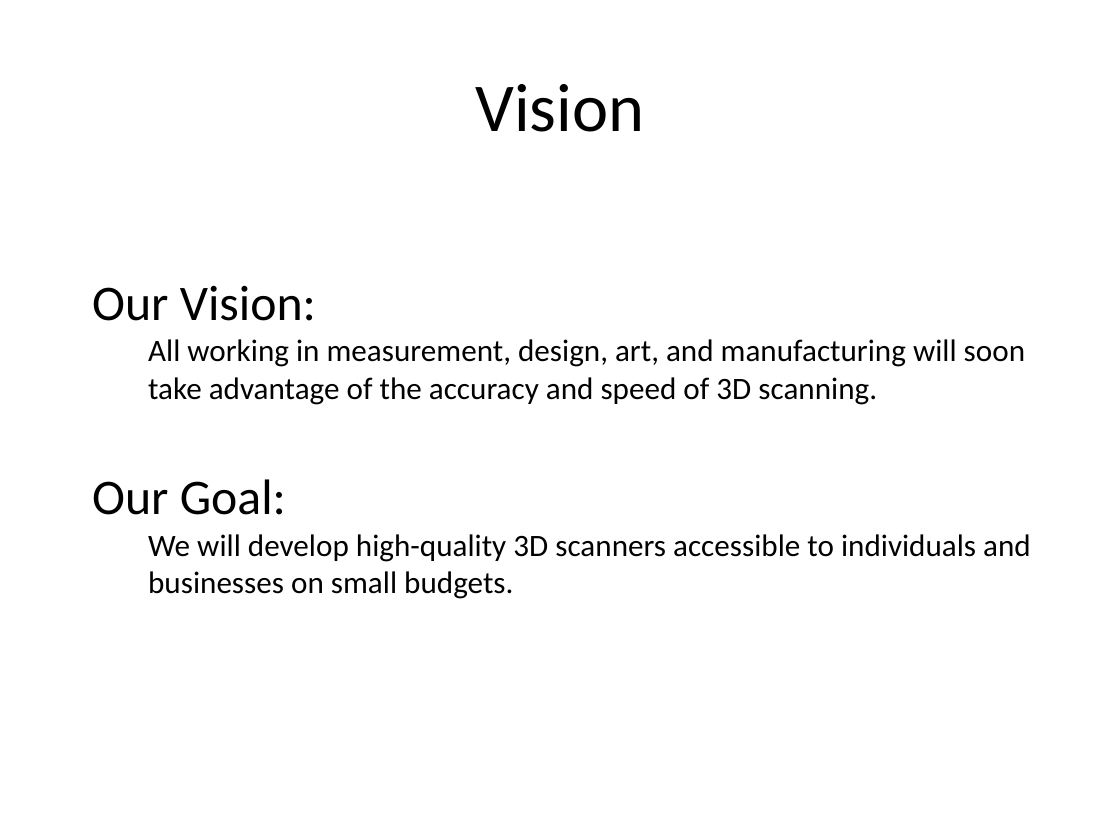
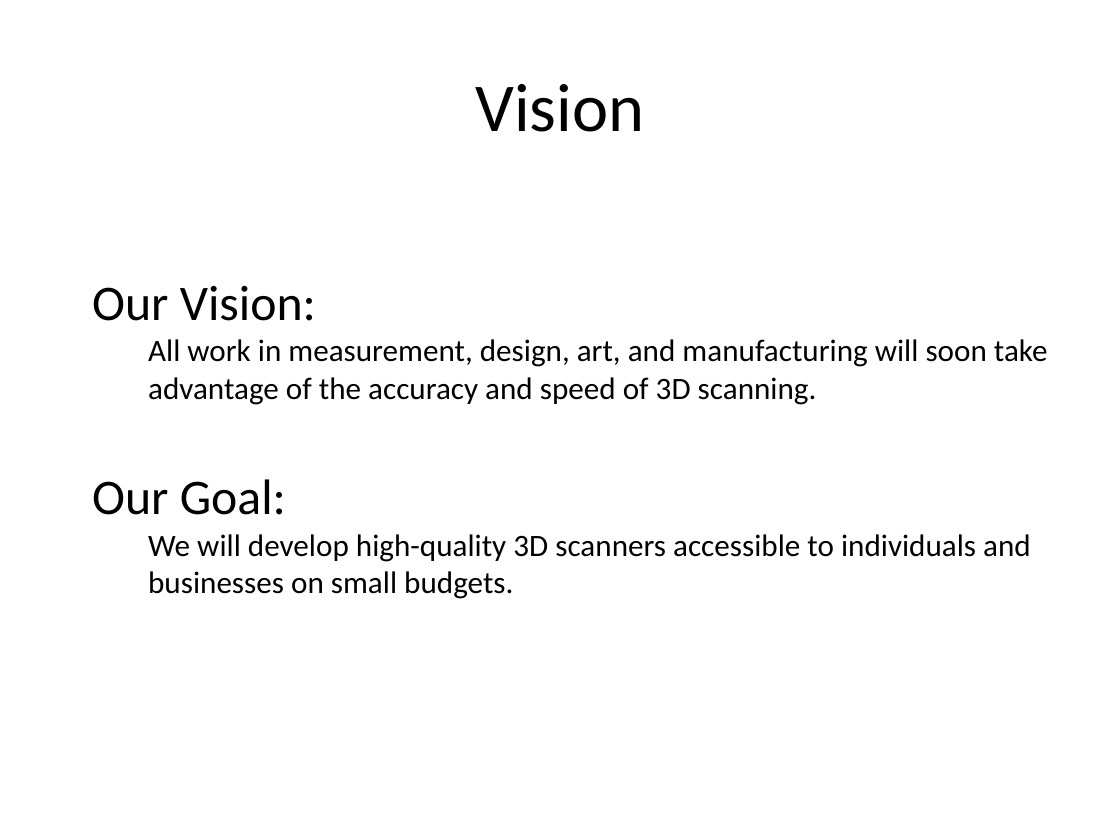
Before and after one commit to troyastorino/dcba, a slide deck: slide 2 of slides/initial-10-slide-pitch.pptx. Drawn at 1120x840 pixels with LibreOffice and Linux fonts; fonts in the diff are those of the drawing. Boxes give left, top, right and bottom in pixels: in the first picture for what was removed or moved away, otherwise in the second. Text is boxed around its words. In the diff, an @@ line names an element or a change of style, - is before the commit and + after.

Commit message:
Changed Gus's picture, made a few edits to Vision and Market, reformatted relevant technology advances

```diff
--- a/slides/initial-10-slide-pitch.pptx
+++ b/slides/initial-10-slide-pitch.pptx
@@ text at (148,339,1048,405): text changed @@
-All working in measurement, design, art, and manufacturing will soon take advantage of the accuracy and speed of 3D scanning.
+All work in measurement, design, art, and manufacturing will soon take advantage of the accuracy and speed of 3D scanning.
```
Also in this commit, not shown: 4 other slides changed.
